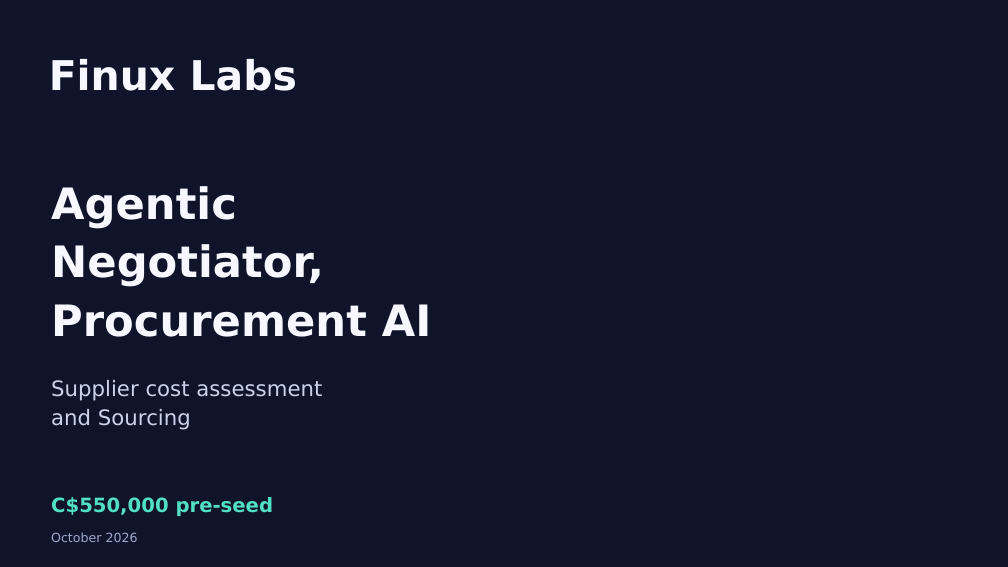
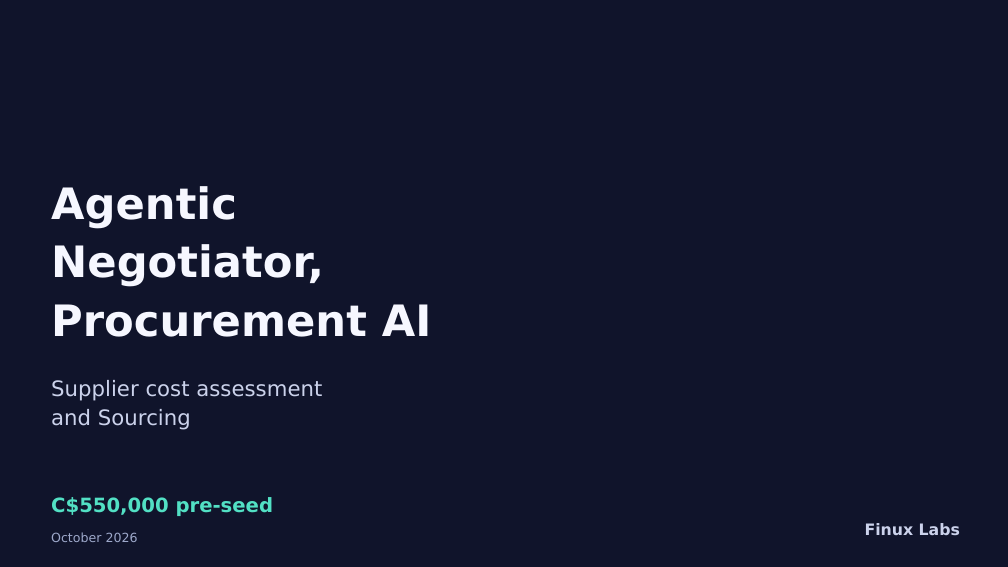
Before and after one commit to SmartFinuxLabs/SmartFinuxLabs.github.io, a slide deck: slide 1 of docs/publish/pitch-agentic-procurement/Finux-Labs-Procurement-AI-Pitch-15-Slides.pptx. Drawn at 1008x567 pixels with LibreOffice and Linux fonts; fonts in the diff are those of the drawing; background and template pictures are left out. Boxes give left, top, right and bottom in pixels: in the first picture for what was removed or moved away, otherwise in the second. Text is boxed around its words. In the diff, an @@ line names an element or a change of style, - is before the commit and + after.

Commit message:
Move Finux Labs branding to bottom right below picture on Slide 1 across HTML, PPTX, and PDF

```diff
--- a/docs/publish/pitch-agentic-procurement/Finux-Labs-Procurement-AI-Pitch-15-Slides.pptx
+++ b/docs/publish/pitch-agentic-procurement/Finux-Labs-Procurement-AI-Pitch-15-Slides.pptx
@@ text "Finux Labs": place and size @@
-text "Finux Labs" at [49, 59, 297, 91]
+text "Finux Labs" at [865, 523, 960, 535]
@@ text "Finux Labs" at [865, 523, 960, 535]: size 39 to 15 pt, text colour #F6F7FF to #CBD2EB; alignment left to right @@
```
Also in this commit, not shown: 2 other files.
